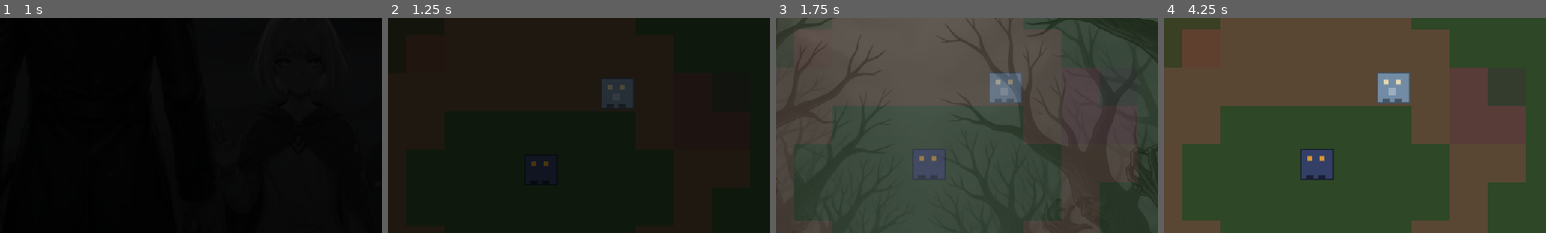
Above: before the commit, frames 1-4 (left to right).
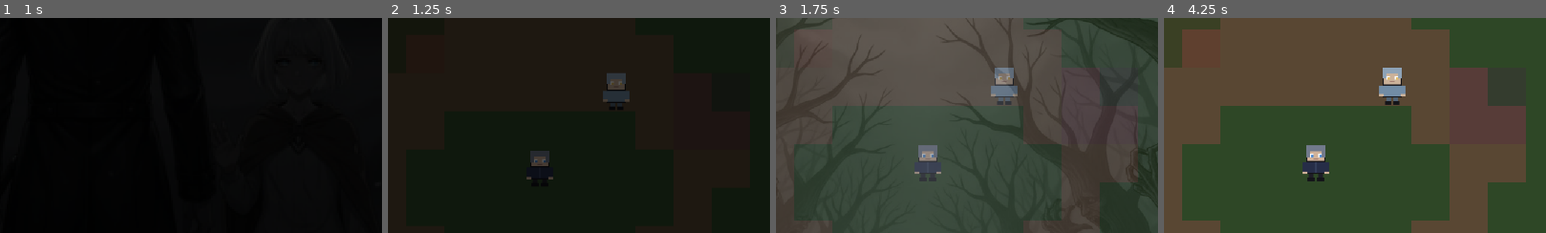
Above: after the commit, the same moments.

Repository: SonBongKyun/memoria-game
Game: Godot game, scene res://scenes/main/main.tscn
Two runs of this game, one before a commit and one after it. Both use one fixed random seed, a clock stepped at 60 frames per second and the inputs below.
Inputs:
- Up to frame 1 (1 s): click "New Game" at 0.5 s
- Up to frame 2 (1.25 s): no input
- Up to frame 3 (1.75 s): tap Enter at 1.25 s; hold D (move_right) from 1.28 s (still down); hold Space (interact) from 1.28 s (still down)
- Up to frame 4 (4.25 s): release D (move_right) at 2.03 s; release Space (interact) at 2.03 s; hold S (move_down) 2.03-2.78 s; tap Space (interact) at 2.1, 2.75, 3.6 s; hold D (move_right) 2.78-3.53 s; hold Space (interact) 2.78-3.53 s; hold W (move_up) from 3.53 s (still down)
The pictures show only the part of the screen within x 30-80%, y 16-66%; the shares and areas given below are measured in that part.

Frame 1 is identical in both runs. In frame 2, 1.1% of the frame differs, in the area x 36-65%, y 25-78%; in frame 3, 1.7%; in frame 4, 2.4%, in the area x 35-65%, y 23-76%.

Commit message:
Improve character sprites — proper head/body/limb proportions
Replace ugly colored rectangles with recognizable pixel characters:
- Arrel: ash-grey hair, dark coat, blue eyes, walking animation with bob
- Elia: silver long hair, brown cloak, blue eyes, brooch detail
- NPCs: human proportions with skin/hair/clothing based on npc_color

Co-Authored-By: Claude Opus 4.6 (1M context) <noreply@anthropic.com>

Diff:
--- a/scripts/core/companion.gd
+++ b/scripts/core/companion.gd
@@ -60,29 +60,59 @@
 
 ## 플레이스홀더 스프라이트
 func _setup_placeholder_sprite() -> void:
-	var img = Image.create(SPRITE_SIZE, SPRITE_SIZE, false, Image.FORMAT_RGBA8)
+	var S = SPRITE_SIZE
+	var img = Image.create(S, S, false, Image.FORMAT_RGBA8)
 	img.fill(Color(0, 0, 0, 0))
 
-	var outline = npc_color.darkened(0.4)
-	_draw_rect(img, 3, 4, 28, 26, outline)
-	_draw_rect(img, 4, 5, 26, 24, npc_color)
+	var skin = Color(0.85, 0.75, 0.68)
+	var hair = Color(0.78, 0.8, 0.85)        # 은백색 긴 머리
+	var cloak = Color(0.3, 0.25, 0.2)        # 갈색 망토
+	var cloak_l = Color(0.38, 0.32, 0.25)
+	var dress = Color(0.55, 0.5, 0.45)       # 밝은 옷
+	var eye = Color(0.35, 0.6, 0.9)          # 파란 눈
+	var out = Color(0.08, 0.08, 0.1)
+
+	# 다리
+	_draw_rect(img, 11, 24, 4, 6, dress)
+	_draw_rect(img, 17, 24, 4, 6, dress)
+	_draw_rect(img, 10, 28, 5, 3, out)
+	_draw_rect(img, 17, 28, 5, 3, out)
+
+	# 몸통 (치마/망토)
+	_draw_rect(img, 8, 14, 16, 11, out)
+	_draw_rect(img, 9, 15, 14, 9, cloak)
+	_draw_rect(img, 11, 15, 10, 9, dress)
+
+	# 팔 (망토 소매)
+	_draw_rect(img, 5, 15, 4, 8, cloak)
+	_draw_rect(img, 23, 15, 4, 8, cloak)
+	_draw_rect(img, 5, 22, 4, 2, skin)
+	_draw_rect(img, 23, 22, 4, 2, skin)
+
+	# 머리
+	_draw_rect(img, 8, 1, 16, 14, out)
+	_draw_rect(img, 9, 2, 14, 12, skin)
+
+	# 긴 머리카락 (은백색)
+	_draw_rect(img, 8, 0, 16, 6, hair)        # 앞머리
+	_draw_rect(img, 6, 1, 4, 14, hair)         # 왼쪽 긴 머리
+	_draw_rect(img, 22, 1, 4, 14, hair)        # 오른쪽 긴 머리
+	_draw_rect(img, 5, 14, 3, 8, hair)         # 왼쪽 늘어진 머리
+	_draw_rect(img, 24, 14, 3, 8, hair)        # 오른쪽 늘어진 머리
 
 	# 눈
-	var eye_color = Color(0.5, 0.7, 0.9)
-	_draw_rect(img, 9, 10, 4, 4, eye_color)
-	_draw_rect(img, 19, 10, 4, 4, eye_color)
+	_draw_rect(img, 11, 7, 3, 3, Color.WHITE)
+	_draw_rect(img, 18, 7, 3, 3, Color.WHITE)
+	_draw_rect(img, 12, 8, 2, 2, eye)
+	_draw_rect(img, 19, 8, 2, 2, eye)
 
-	# 긴 머리 (엘리아 특징)
-	_draw_rect(img, 4, 2, 24, 8, Color(0.7, 0.72, 0.75))
-	_draw_rect(img, 2, 8, 4, 14, Color(0.65, 0.68, 0.72))
-	_draw_rect(img, 26, 8, 4, 14, Color(0.65, 0.68, 0.72))
+	# 입
+	_draw_rect(img, 14, 11, 4, 1, Color(0.7, 0.55, 0.5))
 
-	# 발
-	_draw_rect(img, 8, 26, 6, 4, outline)
-	_draw_rect(img, 18, 26, 6, 4, outline)
+	# 망토 브로치
+	_draw_rect(img, 15, 15, 2, 2, Color(0.7, 0.55, 0.3))
 
-	var tex = ImageTexture.create_from_image(img)
-	sprite.texture = tex
+	sprite.texture = ImageTexture.create_from_image(img)
 
 func _draw_rect(img: Image, x: int, y: int, w: int, h: int, color: Color) -> void:
 	for px in range(x, mini(x + w, SPRITE_SIZE)):
--- a/scripts/core/npc.gd
+++ b/scripts/core/npc.gd
@@ -28,30 +28,54 @@
 			{"speaker": npc_name, "text": "...", "portrait": ""}
 		])
 
-## 플레이스홀더 스프라이트 (플레이어와 다른 색상)
+## 플레이스홀더 스프라이트 (인간형 NPC)
 func _setup_placeholder_sprite() -> void:
-	var img = Image.create(SPRITE_SIZE, SPRITE_SIZE, false, Image.FORMAT_RGBA8)
+	var S = SPRITE_SIZE
+	var img = Image.create(S, S, false, Image.FORMAT_RGBA8)
 	img.fill(Color(0, 0, 0, 0))
 
+	var skin = Color(0.8, 0.7, 0.6)
+	var cloth = npc_color
+	var cloth_d = npc_color.darkened(0.3)
+	var hair_c = npc_color.lightened(0.2)
+	var out = Color(0.08, 0.08, 0.1)
+	var eye_c = Color(0.9, 0.75, 0.4)
+
+	# 다리
+	_draw_rect(img, 11, 24, 4, 6, cloth_d)
+	_draw_rect(img, 17, 24, 4, 6, cloth_d)
+	_draw_rect(img, 10, 28, 5, 3, out)
+	_draw_rect(img, 17, 28, 5, 3, out)
+
 	# 몸통
-	var outline = npc_color.darkened(0.4)
-	_draw_rect(img, 3, 4, 28, 26, outline)
-	_draw_rect(img, 4, 5, 26, 24, npc_color)
+	_draw_rect(img, 8, 14, 16, 11, out)
+	_draw_rect(img, 9, 15, 14, 9, cloth)
 
-	# 눈 (정면 고정)
-	var eye_color = Color(0.9, 0.85, 0.7)
-	_draw_rect(img, 9, 10, 4, 4, eye_color)
-	_draw_rect(img, 19, 10, 4, 4, eye_color)
+	# 팔
+	_draw_rect(img, 5, 15, 4, 8, cloth)
+	_draw_rect(img, 23, 15, 4, 8, cloth)
+	_draw_rect(img, 5, 22, 4, 2, skin)
+	_draw_rect(img, 23, 22, 4, 2, skin)
 
-	# 발
-	_draw_rect(img, 8, 26, 6, 4, outline)
-	_draw_rect(img, 18, 26, 6, 4, outline)
+	# 머리
+	_draw_rect(img, 8, 1, 16, 14, out)
+	_draw_rect(img, 9, 2, 14, 12, skin)
 
-	# 이름 첫 글자 표시 (시각적 구분용) — 가슴 부분에 밝은 점
-	_draw_rect(img, 13, 17, 6, 6, npc_color.lightened(0.3))
+	# 머리카락
+	_draw_rect(img, 8, 0, 16, 5, hair_c)
+	_draw_rect(img, 8, 1, 3, 8, hair_c)
+	_draw_rect(img, 21, 1, 3, 8, hair_c)
 
-	var tex = ImageTexture.create_from_image(img)
-	sprite.texture = tex
+	# 눈
+	_draw_rect(img, 11, 7, 3, 3, Color.WHITE)
+	_draw_rect(img, 18, 7, 3, 3, Color.WHITE)
+	_draw_rect(img, 12, 8, 2, 2, eye_c)
+	_draw_rect(img, 19, 8, 2, 2, eye_c)
+
+	# 입
+	_draw_rect(img, 14, 11, 4, 1, Color(0.65, 0.5, 0.45))
+
+	sprite.texture = ImageTexture.create_from_image(img)
 
 func _draw_rect(img: Image, x: int, y: int, w: int, h: int, color: Color) -> void:
 	for px in range(x, mini(x + w, SPRITE_SIZE)):
--- a/scripts/core/player.gd
+++ b/scripts/core/player.gd
@@ -49,78 +49,107 @@
 ## 나중에 실제 스프라이트 에셋으로 교체 시 이 함수만 제거하면 됨.
 func _setup_placeholder_sprites() -> void:
 	var frames = SpriteFrames.new()
-	# 기본 "default" 애니메이션 제거
 	if frames.has_animation("default"):
 		frames.remove_animation("default")
 
-	# 방향별 색상 (몸통 / 방향 표시)
-	var dir_colors = {
-		"down": Color(0.2, 0.25, 0.4),   # 정면 — 다크 블루
-		"up": Color(0.15, 0.2, 0.35),    # 뒷면 — 더 어두운 블루
-		"left": Color(0.18, 0.22, 0.38), # 왼쪽
-		"right": Color(0.22, 0.28, 0.42) # 오른쪽
-	}
-	var eye_color = Color(0.85, 0.6, 0.2)  # 주황 눈 (방향 표시)
-	var body_outline = Color(0.1, 0.12, 0.2)
+	# 아렐 색상
+	var skin = Color(0.82, 0.7, 0.6)
+	var hair = Color(0.45, 0.48, 0.55)       # 재색 머리
+	var coat = Color(0.15, 0.18, 0.28)       # 어두운 코트
+	var coat_light = Color(0.2, 0.24, 0.35)  # 코트 밝은 면
+	var pants = Color(0.12, 0.12, 0.15)
+	var eye = Color(0.3, 0.55, 0.85)         # 파란 눈
+	var outline = Color(0.08, 0.08, 0.1)
 
 	for dir_name in ["down", "up", "left", "right"]:
-		var body_color = dir_colors[dir_name]
-
-		# idle 애니메이션 (1프레임)
 		var idle_name = "idle_" + dir_name
 		frames.add_animation(idle_name)
 		frames.set_animation_speed(idle_name, 4)
 		frames.set_animation_loop(idle_name, true)
-		var idle_tex = _create_frame(body_color, body_outline, eye_color, dir_name, 0)
-		frames.add_frame(idle_name, idle_tex)
-
-		# walk 애니메이션 (4프레임 — 발 위치 변화)
+		frames.add_frame(idle_name, _create_arrel_frame(dir_name, 0, skin, hair, coat, coat_light, pants, eye, outline))
+
 		var walk_name = "walk_" + dir_name
 		frames.add_animation(walk_name)
 		frames.set_animation_speed(walk_name, 8)
 		frames.set_animation_loop(walk_name, true)
-		for frame_idx in range(4):
-			var walk_tex = _create_frame(body_color, body_outline, eye_color, dir_name, frame_idx)
-			frames.add_frame(walk_name, walk_tex)
+		for f in range(4):
+			frames.add_frame(walk_name, _create_arrel_frame(dir_name, f, skin, hair, coat, coat_light, pants, eye, outline))
 
 	sprite.sprite_frames = frames
 
-## 단일 프레임 이미지 생성
-func _create_frame(body_color: Color, outline_color: Color, eye_color: Color, direction: String, frame_idx: int) -> Texture2D:
-	var img = Image.create(SPRITE_SIZE, SPRITE_SIZE, false, Image.FORMAT_RGBA8)
-	img.fill(Color(0, 0, 0, 0))  # 투명 배경
-
-	# 몸통 (아웃라인 포함)
-	_draw_rect_on_image(img, 3, 4, 28, 26, outline_color)   # 아웃라인
-	_draw_rect_on_image(img, 4, 5, 26, 24, body_color)      # 몸통
-
-	# 걷기 프레임별 발 위치 (좌/우 발 번갈아 움직임)
-	var foot_offset = 0
-	match frame_idx:
-		0: foot_offset = 0
-		1: foot_offset = -2
-		2: foot_offset = 0
-		3: foot_offset = 2
-
-	# 발 (하단)
-	_draw_rect_on_image(img, 8 + foot_offset, 26, 6, 4, outline_color)   # 왼발
-	_draw_rect_on_image(img, 18 - foot_offset, 26, 6, 4, outline_color)  # 오른발
-
-	# 방향 표시 (눈 or 화살표)
-	match direction:
+func _create_arrel_frame(dir: String, frame: int, skin: Color, hair: Color, coat: Color, coat_l: Color, pants: Color, eye: Color, out: Color) -> Texture2D:
+	var S = SPRITE_SIZE
+	var img = Image.create(S, S, false, Image.FORMAT_RGBA8)
+	img.fill(Color(0, 0, 0, 0))
+
+	# 걷기 흔들림
+	var bob = 0
+	if frame == 1: bob = -1
+	elif frame == 3: bob = -1
+	var leg_off = 0
+	if frame == 1: leg_off = -2
+	elif frame == 3: leg_off = 2
+
+	# === 다리 (하단) ===
+	_draw_rect_on_image(img, 10 + leg_off, 24 - bob, 4, 7, pants)     # 왼다리
+	_draw_rect_on_image(img, 18 - leg_off, 24 - bob, 4, 7, pants)     # 오른다리
+	_draw_rect_on_image(img, 9 + leg_off, 28 - bob, 6, 3, out)        # 왼발
+	_draw_rect_on_image(img, 17 - leg_off, 28 - bob, 6, 3, out)       # 오른발
+
+	# === 몸통 (코트) ===
+	_draw_rect_on_image(img, 8, 13 + bob, 16, 12, out)     # 아웃라인
+	_draw_rect_on_image(img, 9, 14 + bob, 14, 10, coat)    # 코트
+	# 코트 중앙선 / 밝은 면
+	if dir == "down":
+		_draw_rect_on_image(img, 15, 14 + bob, 2, 10, coat_l)  # 중앙 단추 라인
+	elif dir == "left":
+		_draw_rect_on_image(img, 9, 14 + bob, 4, 10, coat_l)
+	elif dir == "right":
+		_draw_rect_on_image(img, 19, 14 + bob, 4, 10, coat_l)
+
+	# === 팔 ===
+	_draw_rect_on_image(img, 5, 15 + bob, 4, 9, coat)   # 왼팔
+	_draw_rect_on_image(img, 23, 15 + bob, 4, 9, coat)  # 오른팔
+	_draw_rect_on_image(img, 5, 23 + bob, 4, 2, skin)   # 왼손
+	_draw_rect_on_image(img, 23, 23 + bob, 4, 2, skin)  # 오른손
+
+	# === 머리 ===
+	_draw_rect_on_image(img, 8, 1 + bob, 16, 14, out)    # 머리 아웃라인
+	_draw_rect_on_image(img, 9, 2 + bob, 14, 12, skin)   # 얼굴
+
+	# 머리카락
+	match dir:
 		"down":
-			_draw_rect_on_image(img, 9, 10, 4, 4, eye_color)    # 왼쪽 눈
-			_draw_rect_on_image(img, 19, 10, 4, 4, eye_color)   # 오른쪽 눈
+			_draw_rect_on_image(img, 8, 1 + bob, 16, 5, hair)      # 앞머리
+			_draw_rect_on_image(img, 8, 1 + bob, 3, 10, hair)      # 왼쪽 옆머리
+			_draw_rect_on_image(img, 21, 1 + bob, 3, 10, hair)     # 오른쪽 옆머리
+			# 눈
+			_draw_rect_on_image(img, 11, 8 + bob, 3, 3, Color.WHITE)
+			_draw_rect_on_image(img, 18, 8 + bob, 3, 3, Color.WHITE)
+			_draw_rect_on_image(img, 12, 9 + bob, 2, 2, eye)
+			_draw_rect_on_image(img, 19, 9 + bob, 2, 2, eye)
+			# 입
+			_draw_rect_on_image(img, 14, 12 + bob, 4, 1, Color(0.65, 0.5, 0.45))
 		"up":
-			# 뒷모습 — 머리카락 표시
-			_draw_rect_on_image(img, 6, 2, 20, 6, Color(0.15, 0.15, 0.25))
+			_draw_rect_on_image(img, 8, 1 + bob, 16, 12, hair)     # 뒷머리 전체
+			_draw_rect_on_image(img, 7, 8 + bob, 3, 6, hair)       # 왼쪽 늘어진 머리
+			_draw_rect_on_image(img, 22, 8 + bob, 3, 6, hair)      # 오른쪽
 		"left":
-			_draw_rect_on_image(img, 6, 10, 4, 4, eye_color)    # 왼쪽에 눈
+			_draw_rect_on_image(img, 8, 1 + bob, 16, 5, hair)
+			_draw_rect_on_image(img, 8, 1 + bob, 5, 12, hair)      # 왼쪽 머리 두꺼움
+			_draw_rect_on_image(img, 21, 1 + bob, 3, 8, hair)
+			_draw_rect_on_image(img, 11, 8 + bob, 3, 3, Color.WHITE)
+			_draw_rect_on_image(img, 12, 9 + bob, 2, 2, eye)
+			_draw_rect_on_image(img, 13, 12 + bob, 3, 1, Color(0.65, 0.5, 0.45))
 		"right":
-			_draw_rect_on_image(img, 22, 10, 4, 4, eye_color)   # 오른쪽에 눈
-
-	var tex = ImageTexture.create_from_image(img)
-	return tex
+			_draw_rect_on_image(img, 8, 1 + bob, 16, 5, hair)
+			_draw_rect_on_image(img, 19, 1 + bob, 5, 12, hair)
+			_draw_rect_on_image(img, 8, 1 + bob, 3, 8, hair)
+			_draw_rect_on_image(img, 18, 8 + bob, 3, 3, Color.WHITE)
+			_draw_rect_on_image(img, 18, 9 + bob, 2, 2, eye)
+			_draw_rect_on_image(img, 16, 12 + bob, 3, 1, Color(0.65, 0.5, 0.45))
+
+	return ImageTexture.create_from_image(img)
 
 ## Image에 사각형 그리기 헬퍼
 func _draw_rect_on_image(img: Image, x: int, y: int, w: int, h: int, color: Color) -> void:
